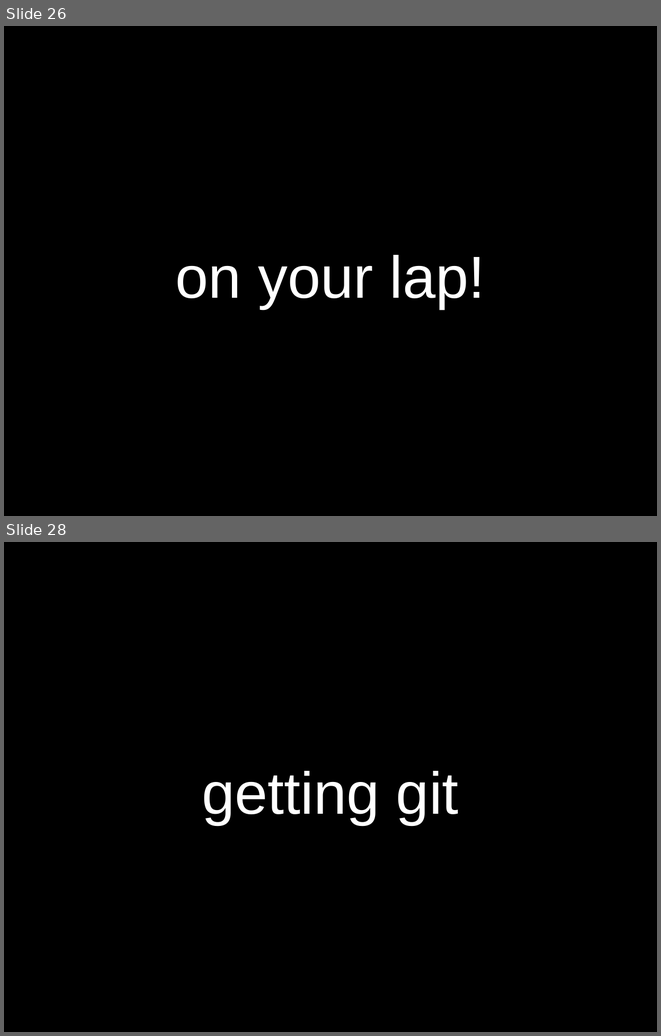
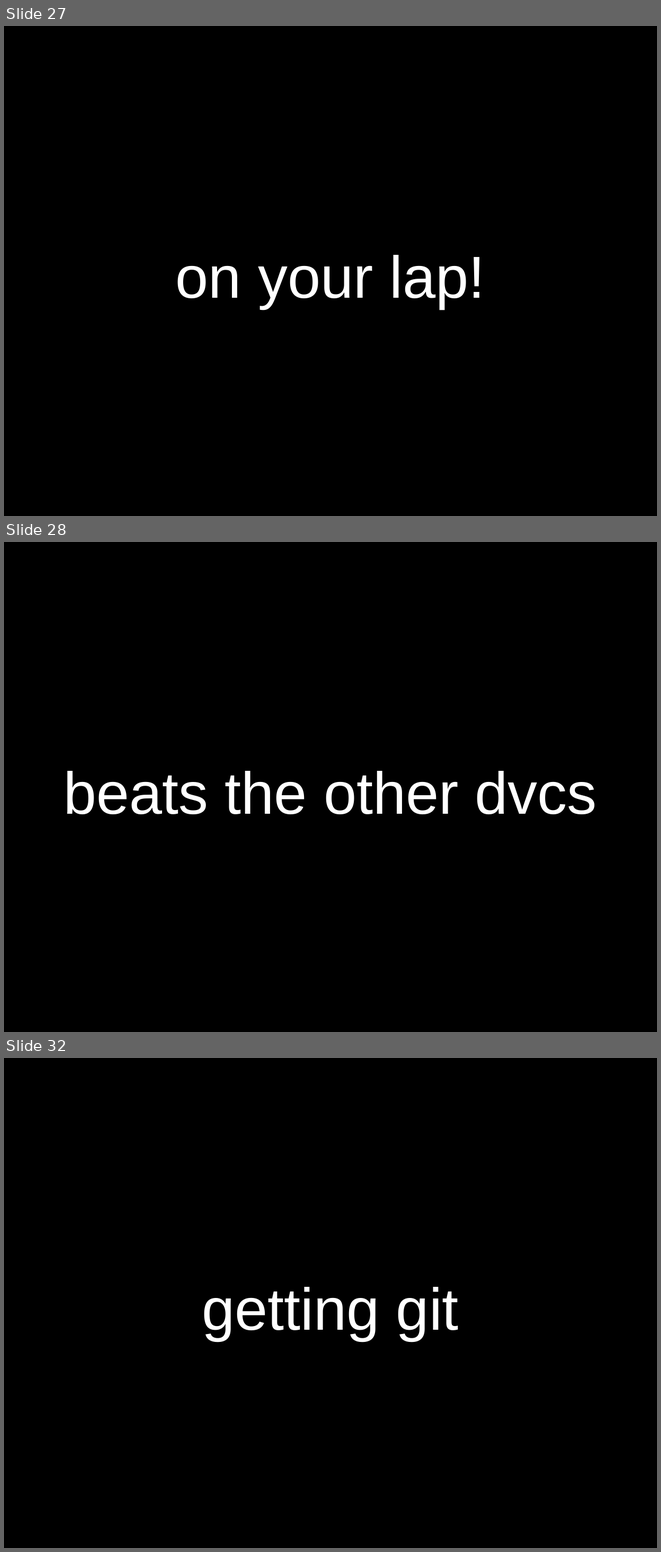
Before and after one commit to sneakin/git-presentation, a slide deck: slides.odp. Shown one above the other, each under a label of ours: slides 26 and 28 before the commit, slides 27, 28 and 32 after it; the slides between them are not shown. The pictures are 661x1036 and 661x1552 pixels, drawn with LibreOffice and Linux fonts; fonts in the diff are those of the drawing. Boxes give left, top, right and bottom in pixels: in the first picture for what was removed or moved away, otherwise in the second. Text is boxed around its words. In the diff, an @@ line names an element or a change of style, - is before the commit and + after.

```diff
--- a/slides.odp
+++ b/slides.odp
@@ slide 28 added at (4,542,657,1032), background #000000 @@
@@ title added at (64,771,597,814), 72 pt, text #FFFFFF @@
+beats the other dvcs
@@ what was slide 26 is now slide 27 @@
@@ what was slide 28 is now slide 32 @@
```
Also in this commit, not shown: 1 slide changed, 5 other slides added, 2 slides removed.
